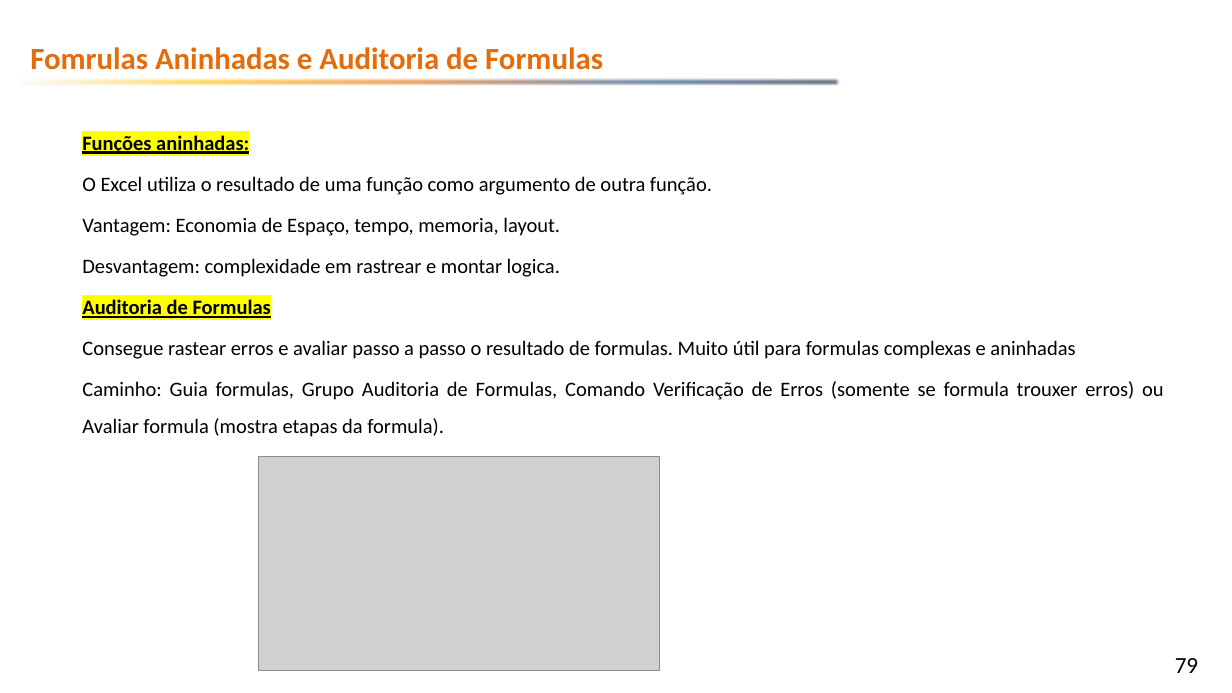
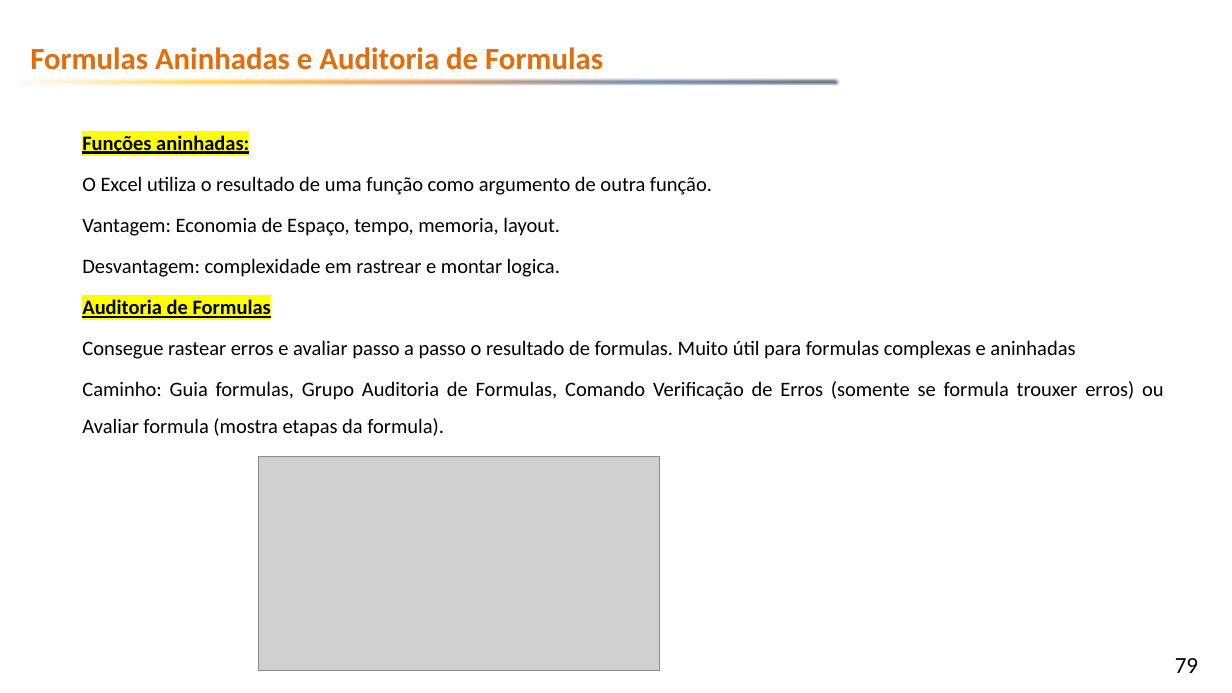
Before and after one commit to emerson-fenrir/Excel_Basico, a slide deck: slide 79 of Professor/Aula3.pptx. Drawn at 1232x693 pixels with LibreOffice and Linux fonts; fonts in the diff are those of the drawing; grey boxes stand for pictures; background and template pictures are left out. Boxes give left, top, right and bottom in pixels: in the first picture for what was removed or moved away, otherwise in the second. Text is boxed around its words. In the diff, an @@ line names an element or a change of style, - is before the commit and + after.

```diff
--- a/Professor/Aula3.pptx
+++ b/Professor/Aula3.pptx
@@ text at (x1=30, y1=47, x2=603, y2=70): text changed @@
-Fomrulas Aninhadas e Auditoria de Formulas
+Formulas Aninhadas e Auditoria de Formulas
```
Also in this commit, not shown: 2 other slides changed, 5 slides added, 3 other files.
